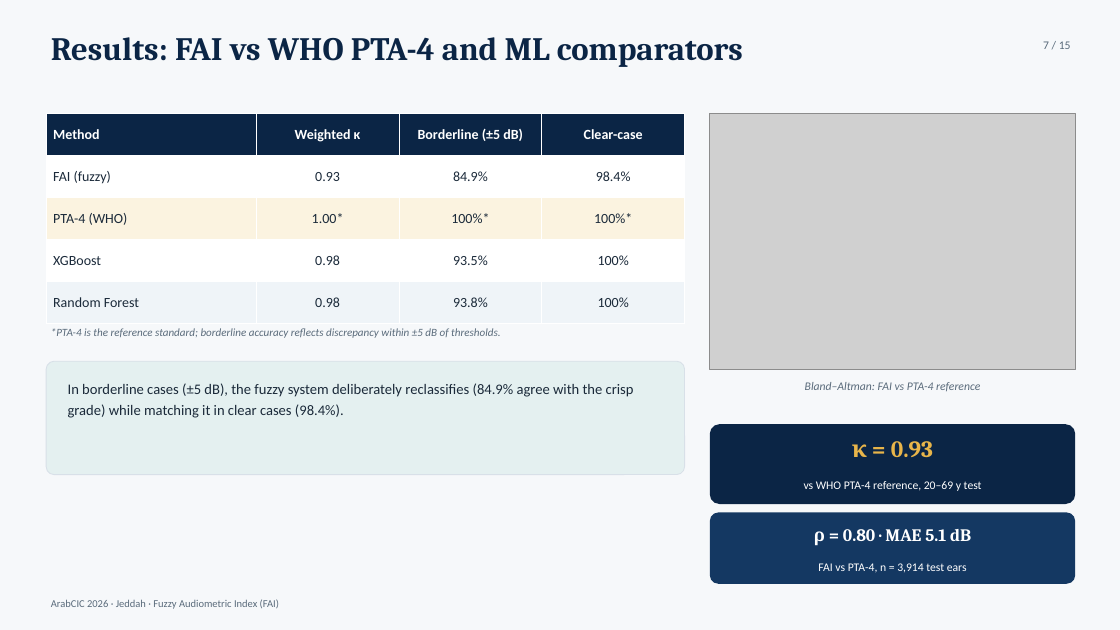
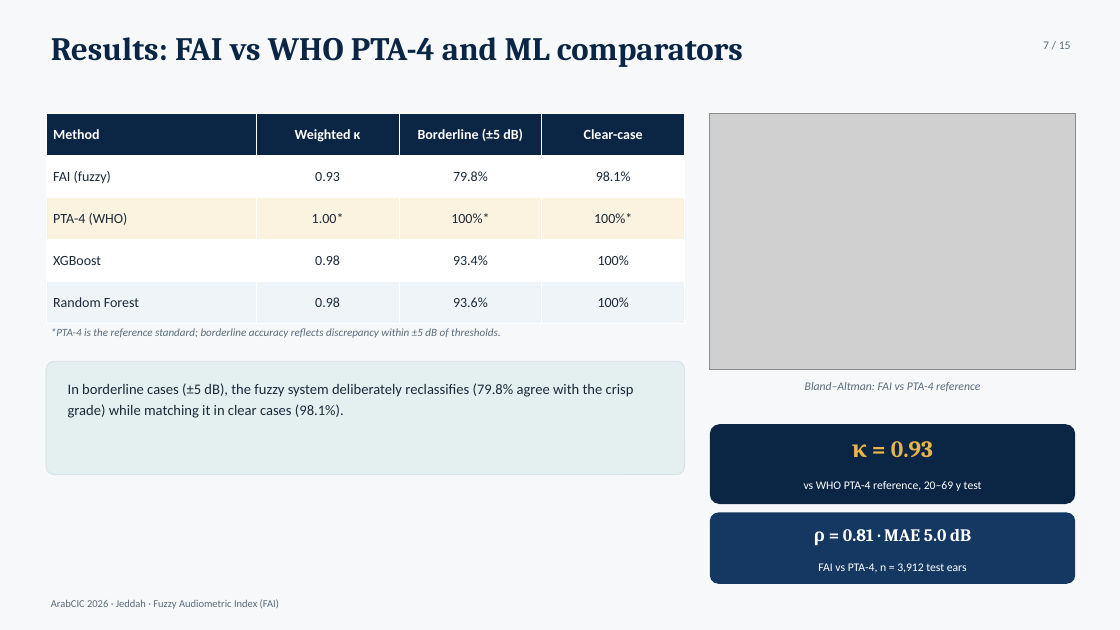
Before and after one commit to ameye/fuzzy-audiogram, a slide deck: slide 7 of arabcic2026/arabcic2026_fuzzy_audiogram.pptx. Drawn at 1120x630 pixels with LibreOffice and Linux fonts; fonts in the diff are those of the drawing; grey boxes stand for pictures. Boxes give left, top, right and bottom in pixels: in the first picture for what was removed or moved away, otherwise in the second. Text is boxed around its words. In the diff, an @@ line names an element or a change of style, - is before the commit and + after.

Commit message:
Apply PROBAST+AI and JAMA compliance fixes (participant-level split, AI disclosure, reference cleanup)
- Participant-level 80/20 split (no bilateral leakage; PROBAST+AI 4.5):
  kappa 0.931, overall 94.7%, clear 98.1%, borderline 79.8%, MAE 5.01,
  rho 0.807, bias +1.2 LoA -10.9..13.2 (test n=3,912 from 1,966 participants)
- All manuscripts, report, tables, deck, cover letter, figures updated to
  participant-level numbers; MF table updated (mild 35.7, mod-sev 67.1,
  severe 83.6, profound 106.7)
- JAMA/ICMJE AI-use disclosure added to Acknowledgements + Methods
  (Role of artificial intelligence) + cover letter; survives blinding via Methods
- Removed 3 fabricated references (chen2017, zadoush2020, miller2004) and
  4 unverified unused refs (adeyemo2006, bright2023, swanepoel2021, keidser2011
  re-checked OK); added Stuart 1991 (PMID 1877901) as real test-retest citation
- Net-benefit statement added to Methods (4.7); EDA section updated to
  combined-cohort numbers (88.1% normal, 18.2% borderline, r=0.80)

```diff
--- a/arabcic2026/arabcic2026_fuzzy_audiogram.pptx
+++ b/arabcic2026/arabcic2026_fuzzy_audiogram.pptx
@@ table at <box>46,113,685,323</box> @@
-row 2, column 3: 84.9%
+row 2, column 3: 79.8%
-row 2, column 4: 98.4%
+row 2, column 4: 98.1%
-row 4, column 3: 93.5%
+row 4, column 3: 93.4%
-row 5, column 3: 93.8%
+row 5, column 3: 93.6%
@@ text at <box>68,383,634,418</box>: text changed @@
-In borderline cases (±5 dB), the fuzzy system deliberately reclassifies (84.9% agree with the crisp grade) while matching it in clear cases (98.4%).
+In borderline cases (±5 dB), the fuzzy system deliberately reclassifies (79.8% agree with the crisp grade) while matching it in clear cases (98.1%).
@@ text at <box>814,529,971,546</box>: text changed @@
-ρ = 0.80 · MAE 5.1 dB
+ρ = 0.81 · MAE 5.0 dB
@@ text at <box>818,563,967,573</box>: text changed @@
-FAI vs PTA-4, n = 3,914 test ears
+FAI vs PTA-4, n = 3,912 test ears
```
Also in this commit, not shown: 4 other slides changed, 33 other files.
